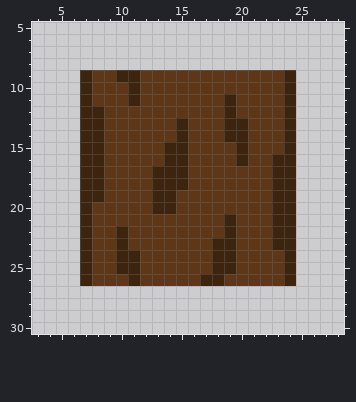
A pixel-art sprite gets an edit: res/textures/log_entity.png. The first picture shows the starting point.
The file is 32x32 pixels. Shown: x 3..28, y 5..30.
Once edited:
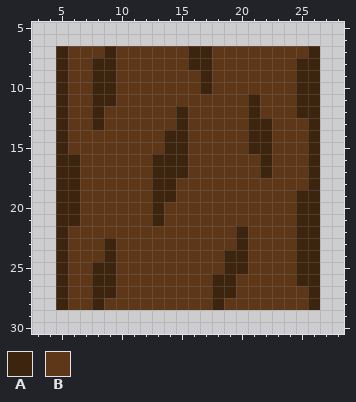
Palette (. is transparent): A #3c240f  B #5d3717
What changed:
y 7: x 5..26 ...................... -> ABBBABBBBBBAABBBBBBBBA
y 8: x 5..26 ...................... -> ABBAABBBBBBAABBBBBBBAA
y 9: x 5..11 ..ABBAA -> ABBAABB; x 17 B -> A; x 24..26 A.. -> BAA
y 10: x 5..9 ..ABB -> ABBAA; x 11 A -> B; x 17 B -> A; x 24..26 A.. -> BAA
y 11: x 5..9 ..ABB -> ABBAA; x 11 A -> B; x 19 A -> B; x 21 B -> A; x 24..26 A.. -> BAA
y 12: x 5..7 ..A -> ABB; x 15 B -> A; x 19 A -> B; x 21 B -> A; x 24..26 A.. -> BAA
y 13: x 5..7 ..A -> ABB; x 19..22 AABB -> BBAA; x 24..26 A.. -> BBA
y 14: x 5..8 ..AA -> ABBB; x 14 B -> A; x 19..22 AABB -> BBAA; x 24..26 A.. -> BBA
y 15: x 5..8 ..AA -> ABBB; x 20..22 ABB -> BAA; x 24..26 A.. -> BBA
y 16: x 5..8 ..AA -> AABB; x 13 B -> A; x 20 A -> B; x 22..26 BAA.. -> ABBBA
y 17: x 5..8 ..AA -> AABB; x 22..26 BAA.. -> ABBBA
y 18: x 5..8 ..AA -> AABB; x 15 A -> B; x 23..26 AA.. -> BBBA
y 19: x 5..8 ..AA -> AABB; x 23..26 AA.. -> BBAA
y 20: x 5..7 ..A -> AAB; x 14 A -> B; x 23..26 AA.. -> BBAA
y 21: x 5..7 ..A -> AAB; x 13 B -> A; x 19 A -> B; x 23..26 AA.. -> BBAA
y 22: x 5..7 ..A -> ABB; x 10 A -> B; x 19..20 AB -> BA; x 23..26 AA.. -> BBAA
y 23: x 5..7 ..A -> ABB; x 9..10 BA -> AB; x 18..20 AAB -> BBA; x 23..26 AA.. -> BBAA
y 24: x 5..7 ..A -> ABB; x 9..11 BAA -> ABB; x 18 A -> B; x 20 B -> A; x 24..26 A.. -> BAA
y 25: x 5..11 ..ABBAA -> ABBAABB; x 18 A -> B; x 20 B -> A; x 24..26 A.. -> BAA
y 26: x 5..9 ..ABB -> ABBAA; x 11 A -> B; x 17 A -> B; x 19 B -> A; x 24..26 A.. -> BAA
y 27: x 5..26 ...................... -> ABBAABBBBBBBBAABBBBBBA
y 28: x 5..26 ...................... -> ABBABBBBBBBBBABBBBBBBA
Where, in picture pixels (left, top, right, bottom), the same in both pictures:
changed: (56, 46, 320, 310)
